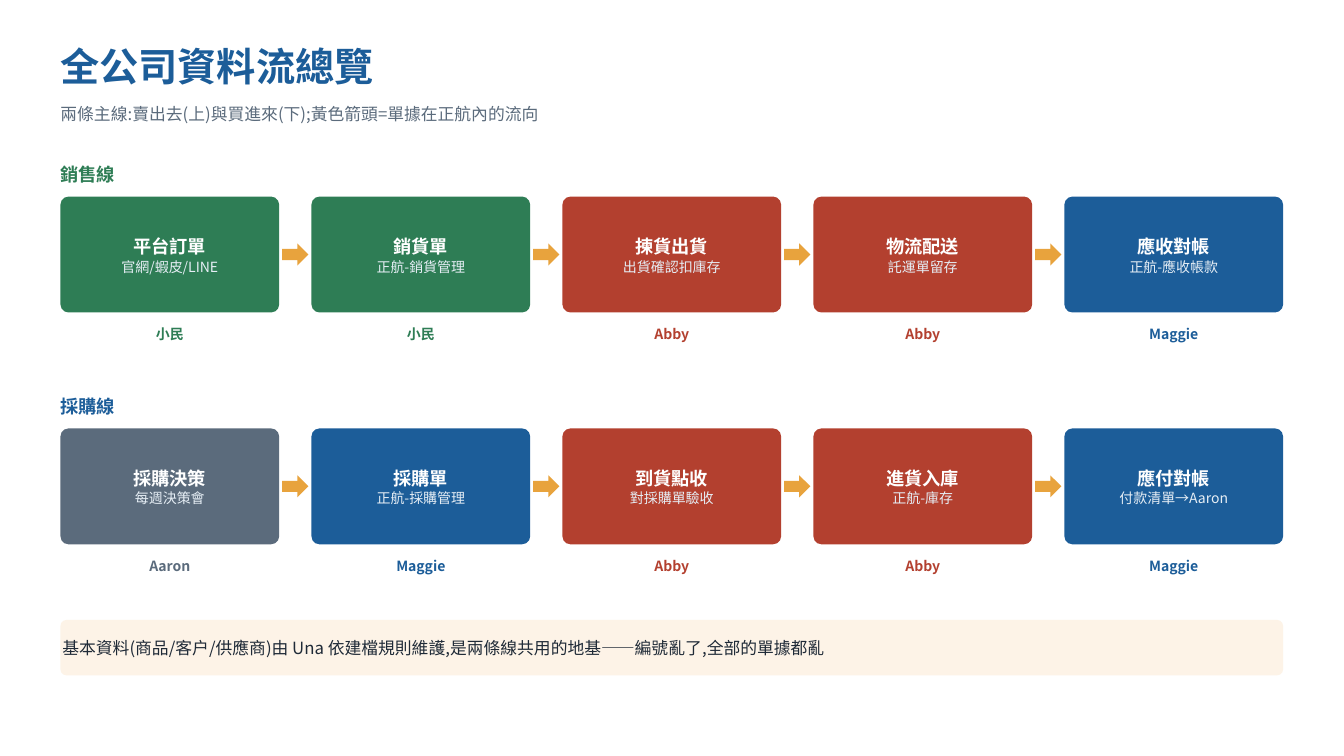
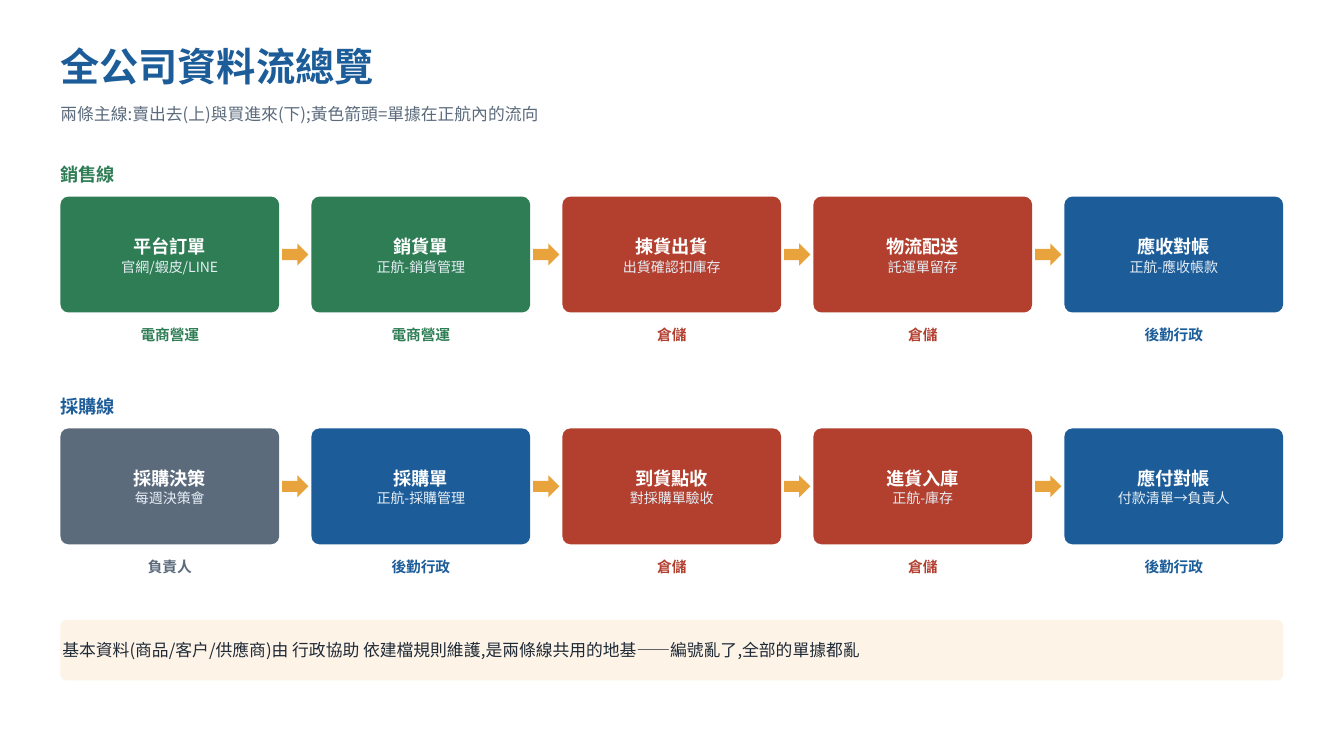
Before and after one commit to Lycander168/FrankAie-hub, a slide deck: slide 3 of docs/hr/chi-erp-workflow.pptx. Drawn at 1344x756 pixels with LibreOffice and Linux fonts; fonts in the diff are those of the drawing. Boxes give left, top, right and bottom in pixels: in the first picture for what was removed or moved away, otherwise in the second. Text is boxed around its words. In the diff, an @@ line names an element or a change of style, - is before the commit and + after.

```diff
--- a/docs/hr/chi-erp-workflow.pptx
+++ b/docs/hr/chi-erp-workflow.pptx
@@ text at bbox=[141, 326, 199, 345]: text changed; size 10 to 10.5 pt @@
-小民
+電商營運
@@ text at bbox=[392, 326, 450, 345]: text changed; size 10 to 10.5 pt @@
-小民
+電商營運
@@ text at bbox=[657, 326, 686, 345]: text changed; size 10 to 10.5 pt @@
-Abby
+倉儲
@@ text at bbox=[908, 326, 937, 345]: text changed; size 10 to 10.5 pt @@
-Abby
+倉儲
@@ text at bbox=[1145, 327, 1203, 342]: text changed; size 10 to 10.5 pt @@
-Maggie
+後勤行政
@@ text in rounded rectangle at bbox=[1118, 491, 1230, 504]: text changed @@
-付款清單→Aaron
+付款清單→負責人
@@ text at bbox=[148, 559, 192, 573]: text changed; size 10 to 10.5 pt @@
-Aaron
+負責人
@@ text at bbox=[392, 559, 450, 574]: text changed; size 10 to 10.5 pt @@
-Maggie
+後勤行政
@@ text at bbox=[657, 557, 686, 576]: text changed; size 10 to 10.5 pt @@
-Abby
+倉儲
@@ text at bbox=[908, 557, 937, 576]: text changed; size 10 to 10.5 pt @@
-Abby
+倉儲
@@ text at bbox=[1145, 559, 1203, 574]: text changed; size 10 to 10.5 pt @@
-Maggie
+後勤行政
@@ rounded rectangle "基本資料(商品/客戶/供應商)由 行政協助 依建檔規則維護,是兩條線共用的地基——編號亂了,全部的單據都亂": place and size @@
-rounded rectangle "基本資料(商品/客戶/供應商)由 行政協助 依建檔規則維護,是兩條線共用的地基——編號亂了,全部的單據都亂" at bbox=[60, 620, 1284, 676]
+rounded rectangle "基本資料(商品/客戶/供應商)由 行政協助 依建檔規則維護,是兩條線共用的地基——編號亂了,全部的單據都亂" at bbox=[60, 620, 1284, 681]
@@ rounded rectangle "基本資料(商品/客戶/供應商)由 行政協助 依建檔規則維護,是兩條線共用的地基——編號亂了,全部的單據都亂" at bbox=[60, 620, 1284, 681]: proportions changed @@
@@ text in rounded rectangle at bbox=[62, 641, 860, 659]: text changed @@
-基本資料(商品/客戶/供應商)由 Una 依建檔規則維護,是兩條線共用的地基——編號亂了,全部的單據都亂
+基本資料(商品/客戶/供應商)由 行政協助 依建檔規則維護,是兩條線共用的地基——編號亂了,全部的單據都亂
```
Also in this commit, not shown: 12 other slides changed, 1 other file.
